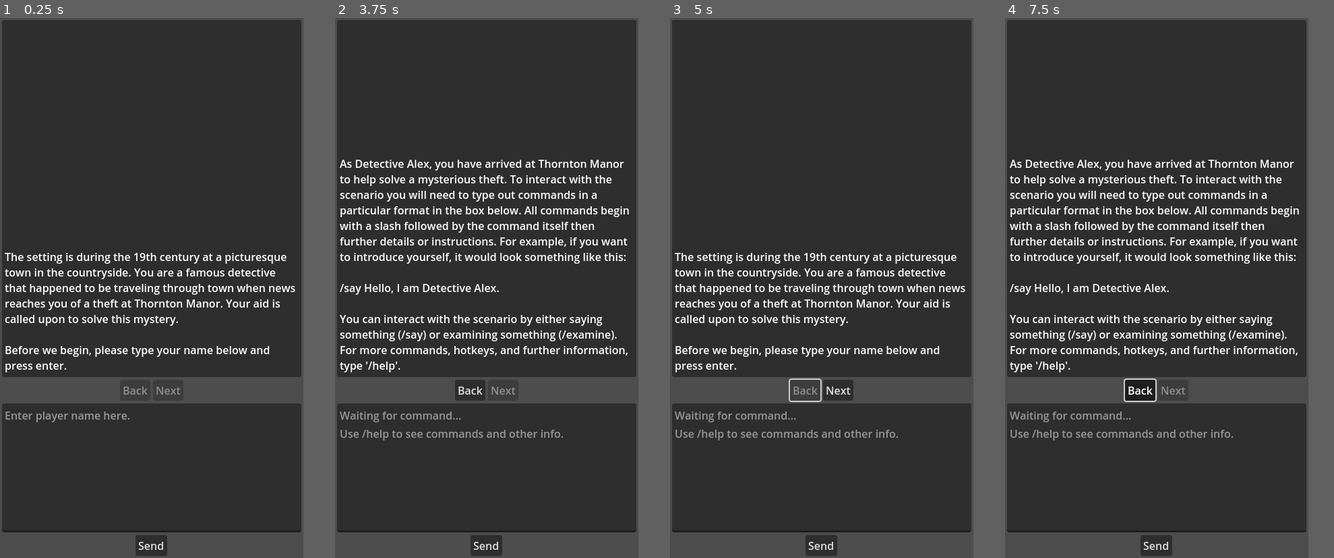
Above: before the commit, frames 1-4 (left to right).
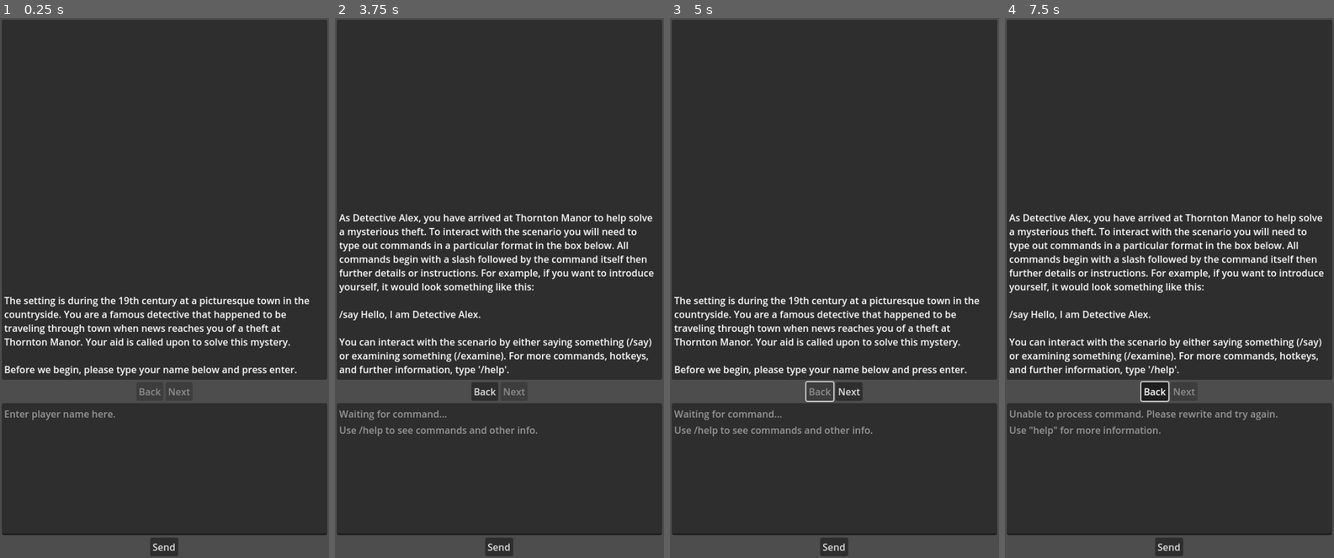
Above: after the commit, the same moments.

Repository: edmundmtang/gpt_mystery_game
Game: Godot game, scene res://Main.tscn
Two runs of this game, one before a commit and one after it. Both use one fixed random seed, a clock stepped at 60 frames per second and the inputs below.
Inputs (mouse positions are in pixels of both pictures, inside the frame that each line leads up to):
- Up to frame 1 (0.25 s): no input
- Up to frame 2 (3.75 s): click (486, 466) at 0.52 s; type "Alex" at 0.6 s; click "Send" at 1.25 s; click "Send" at 2 s; click "Send" at 2.75 s; tap Enter at 3.5 s; move the mouse to (552, 261) at 3.52 s; click (552, 261) at 3.67 s
- Up to frame 3 (5 s): click "Back" at 4.25 s
- Up to frame 4 (7.5 s): click "Next" at 5 s; tap Space at 5.75, 7.25 s; move the mouse to (1097, 315) at 5.77 s; click (1097, 315) at 5.92 s; tap Enter at 6.5 s; move the mouse to (1185, 169) at 6.52 s; click (1185, 169) at 6.67 s; move the mouse to (1139, 396) at 7.27 s; click (1139, 396) at 7.42 s
In our replay, the window is 450x800 before the commit and 488x800 after it. These sizes can differ from the game's own. Grey fills any space a smaller window leaves; there, only what the larger window draws over its background counts as a difference.

The runs differ from the first frame. In frame 1, 9.4% of the frame differs, in the area x 0-100%, y 0-100%; in frame 2, 15%; in frame 3, 10%; in frame 4, 16%.
Error in both runs: Cannot call method 'get_as_text' on a null value. (res://OpenAI_API.gd:9)

Commit message:
WIP: Navigation

Diff:
--- a/godot/DisplayBox.gd
+++ b/godot/DisplayBox.gd
@@ -21,7 +21,24 @@
     SUMMARY,
     RESTART,
     EXIT,
+    INVALID,
 }
+
+const help_text := """[center]=== Text Commands ===[/center]
+/help - Show available commands.
+/say [text] - Say something. [text] is what you're saying.
+/examine [text] - Examine something. [text] is the thing to examine.
+/previous - Go to the previous page in the story.
+/next - Go to the next page in the story.
+/current - Go to the most recent page in the story.
+/summary - Generate a summary of events so far.
+/restart - Restart the scenario.
+/exit - Get a summary of the ending then exit the game.
+
+[center]=== Hotkeys ===[/center]
+Enter - Send command.
+CTRL+Backspace - Go to the previous page in the story.
+CTRL+Enter - Go to the next page in the story."""
 
 func _ready():
     start_scenario()
@@ -42,12 +59,12 @@
 
 func show_instructions():
     if len(GameState.display_messages) > instruction_index:
-        GameState.go_to(instruction_index) # Instructions should always be at index 1
-        update_display()
+        text_box.text = GameState.display_messages[instruction_index]
     else:
         var instructions: String = "As Detective " + GameState.player_name + ", you have arrived at Thornton Manor to h …(555 unchanged characters)…
         add_display_messages([{"description": instructions}], ChatGenerator.TextType.DESCRIPTION)
         instruction_index = len(GameState.display_messages) - 1 # is the newest message
+        GameState.is_on_information = false
 
 func add_display_messages(messages: Array[Dictionary], type: int) -> void:
     # Format and add messages array to GameState.display_messages
@@ -69,6 +86,14 @@
         GameState.has_unread_messages = false
     update_navigation.emit()
 
+func display_information(type: int) -> void:
+    GameState.is_on_information = true
+    match type:
+        navigation.INSTRUCTIONS:
+            show_instructions()
+        navigation.HELP:
+            text_box.text = help_text
+
 func format_message(message: Dictionary, type: int) -> String:
     # take message as a dictionary then format it as BBCode to use in display
     var res: String
@@ -78,7 +103,7 @@
         ChatGenerator.TextType.CONVERSATION:
             res = "[left][u][b]" + message["speaker"] + "[/b][/u]"
             if message.has("status"):
-                res += "\n[i]" + message["status"] + "[/i]"
+                res += "\n[i]" + message["status"].capitalize() + "[/i]"
             res += "\n" + message["content"] + "[/left]"
     return res
 
--- a/godot/GameState.gd
+++ b/godot/GameState.gd
@@ -10,6 +10,7 @@
 var player_name: String
 var has_unread_messages := false
 var generating_output := false
+var is_on_information := false # displaying information text
 
 func _ready() -> void:
     load_context("context.json")
@@ -39,10 +40,16 @@
     max_display_index += 1
 
 func go_previous() -> void:
+    if GameState.is_on_information:
+        GameState.is_on_information = false
+        return
     display_index -= 1
     if display_index < 0: display_index = 0
 
 func go_next() -> void:
+    if GameState.is_on_information:
+        GameState.is_on_information = false
+        return
     display_index += 1
     if display_index > max_display_index: display_index = max_display_index
 
--- a/godot/InputBox.gd
+++ b/godot/InputBox.gd
@@ -1,3 +1,4 @@
+class_name InputBox
 extends MarginContainer
 
 signal command_event(text: String, type: int)
@@ -5,29 +6,19 @@
 @onready var text_box = %TextBox
 @onready var send_button = %SendButton
 
-var instructions := """=== Text Commands ===
-/help           : Show available commands.
-/say [text]     : Say something. [text] is what you're saying.
-/examine [text] : Examine something. [text] is the thing to examine.
-/previous       : Go to the previous page in the story.
-/next           : Go to the next page in the story.
-/current        : Go to the most recent page in the story.
-/summary        : Generate a summary of events so far.
-/restart        : Restart the scenario.
-/exit           : Get a summary of the ending then exit the game.
-
-=== Hotkeys ===
-Enter           : Send command.
-CTRL+Backspace  : Go to the previous page in the story.
-CTRL+Enter      : Go to the next page in the story."""
+enum placeholder_state {
+    DEFAULT,
+    NAME,
+    INVALID
+}
 
 func _ready() -> void:
-    set_waiting_for_player_name()
+    set_placeholder_text(placeholder_state.NAME)
 
 func process_command() -> void:
+    set_placeholder_text(placeholder_state.DEFAULT)
     if GameState.player_name == "":
         update_player_name()
-        set_default_placeholder_text()
         navigation_event.emit(DisplayBox.navigation.INSTRUCTIONS)
         if GameState.debug:
             print("Player name set to: " + GameState.player_name)
@@ -44,10 +35,8 @@
                 accept_event()
                 return
         if GameState.debug:
-            print("COMMAND: [", command, "] [", command_text, "]")
+            print("Command: [", command, "] [", command_text, "]")
         match command:
-            "/help":
-                print(instructions)
             "/say":
                 GameState.generating_output = true
                 var text_type = ChatGenerator.TextType.CONVERSATION
@@ -56,6 +45,10 @@
                 GameState.generating_output = true
                 var text_type = ChatGenerator.TextType.DESCRIPTION
                 command_event.emit(command_text, text_type)
+            "/instructions":
+                navigation_event.emit(DisplayBox.navigation.INSTRUCTIONS)
+            "/help":
+                navigation_event.emit(DisplayBox.navigation.HELP)
             "/previous":
                 navigation_event.emit(DisplayBox.navigation.BACK)
             "/next":
@@ -74,8 +67,7 @@
                     navigation_event.emit(DisplayBox.navigation.NEXT)
                     return
                 else:
-                    print("Invalid command")
-                    pass
+                    navigation_event.emit(DisplayBox.navigation.INVALID)
     call_deferred("clear_text")
 
 func update_player_name():
@@ -85,11 +77,14 @@
 func clear_text() -> void:
     text_box.clear()
 
-func set_waiting_for_player_name():
-    text_box.placeholder_text = "Enter player name here."
-
-func set_default_placeholder_text():
-    text_box.placeholder_text = "Waiting for command...\nUse /help to see commands and other info."
+func set_placeholder_text(type: int) -> void:
+    match type:
+        placeholder_state.DEFAULT:
+            text_box.placeholder_text = "Waiting for command...\nUse /help to see commands and other info."
+        placeholder_state.NAME:
+            text_box.placeholder_text = "Enter player name here."
+        placeholder_state.INVALID:
+            text_box.placeholder_text = """Unable to process command. Please rewrite and try again.\nUse \"help\" for more information."""
 
 func update_confirmation_button() -> void:
     if GameState.has_unread_messages:
--- a/godot/InputBox.tscn
+++ b/godot/InputBox.tscn
@@ -1,6 +1,8 @@
-[gd_scene load_steps=2 format=3 uid="uid://bwvcrvsm8mibt"]
+[gd_scene load_steps=3 format=3 uid="uid://bwvcrvsm8mibt"]
 
 [ext_resource type="Script" path="res://InputBox.gd" id="1_3r0kw"]
+
+[sub_resource type="StyleBoxEmpty" id="StyleBoxEmpty_kcesp"]
 
 [node name="InputBox" type="MarginContainer"]
 anchors_preset = 15
@@ -26,6 +28,7 @@
 layout_mode = 2
 size_flags_horizontal = 3
 size_flags_vertical = 3
+theme_override_styles/focus = SubResource("StyleBoxEmpty_kcesp")
 placeholder_text = "Waiting for input...
 Use /help to see commands."
 wrap_mode = 1
--- a/godot/Main.gd
+++ b/godot/Main.gd
@@ -66,22 +66,32 @@
 func handle_navigation_event(type: int) -> void:
     match type:
         DisplayBox.navigation.INSTRUCTIONS:
-            display_box.show_instructions()
             if GameState.debug:
                 print("Navigation Event: INSTRUCTIONS")
+            display_box.display_information(type)
+        DisplayBox.navigation.INVALID:
+            if GameState.debug:
+                print("Navigation Event: INVALID")
+            input_box.set_placeholder_text(InputBox.placeholder_state.INVALID)
+        DisplayBox.navigation.HELP:
+            if GameState.debug:
+                print("Navigation Event: HELP")
+            display_box.display_information(type)
         DisplayBox.navigation.BACK:
+            if GameState.debug:
+                print("Navigation Event: BACK")
             GameState.go_previous()
             display_box.update_display()
+        DisplayBox.navigation.NEXT:
             if GameState.debug:
-                print("Navigation Event: BACK")
-        DisplayBox.navigation.NEXT:
+                print("Navigation Event: NEXT")
             GameState.go_next()
             display_box.update_display()
-            if GameState.debug:
-                print("Navigation Event: NEXT")
         DisplayBox.navigation.CURRENT:
             if GameState.debug:
                 print("Navigation Event: CURRENT")
+            GameState.go_to(GameState.max_display_index)
+            display_box.update_display()
         DisplayBox.navigation.SUMMARY:
             if GameState.debug:
                 print("Navigation Event: SUMMARY")
--- a/godot/project.godot
+++ b/godot/project.godot
@@ -21,8 +21,8 @@
 
 [display]
 
-window/size/viewport_width=450
-window/size/viewport_height=800
+window/size/viewport_width=550
+window/size/viewport_height=900
 
 [input]
 
